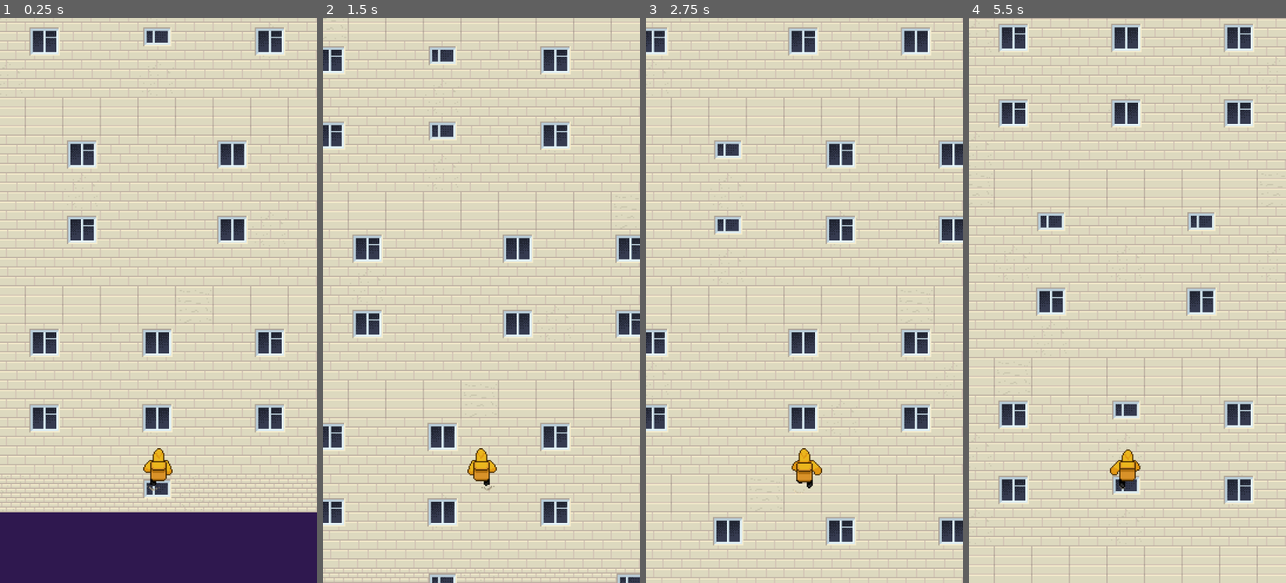
Above: before the commit, frames 1-4 (left to right).
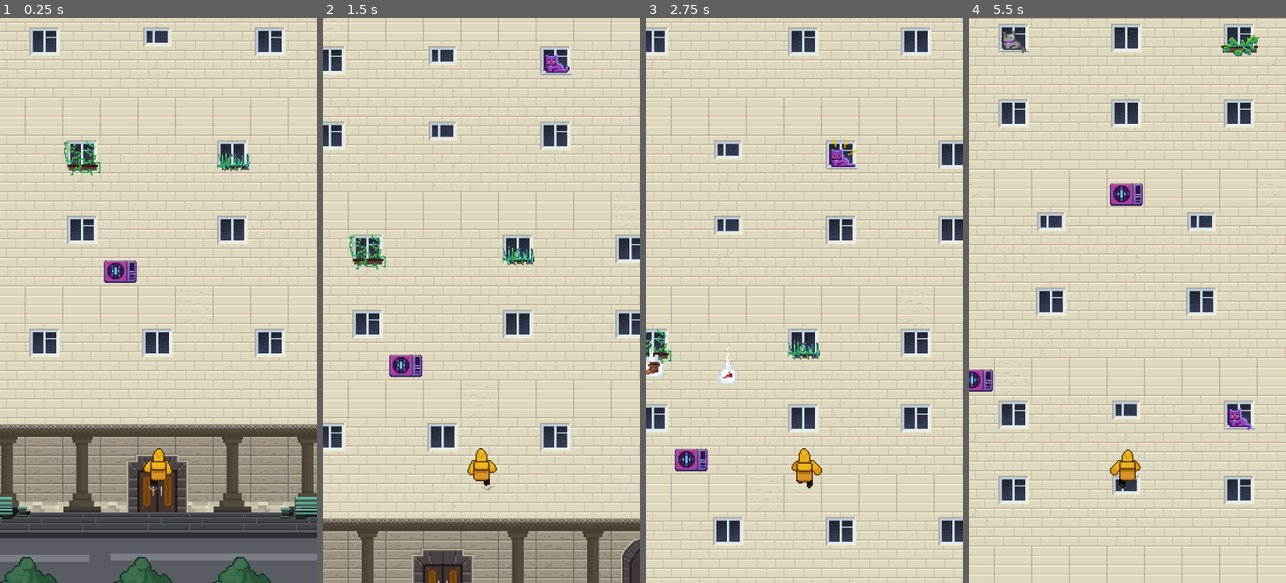
Above: after the commit, the same moments.

Repository: Blobson/break-a-leg
Game: Godot game, scene res://game.tscn
Two runs of this game, one before a commit and one after it. Both use one fixed random seed, a clock stepped at 60 frames per second and the inputs below.
Inputs (mouse positions are in pixels of both pictures, inside the frame that each line leads up to):
- Up to frame 1 (0.25 s): no input
- Up to frame 2 (1.5 s): move the mouse to (551, 272) at 0.52 s; hold Right (ui_right) 0.53-1.25 s; click (551, 272) at 0.67 s; drag from (418, 328) to (465, 413) at 1.27 s
- Up to frame 3 (2.75 s): move the mouse to (836, 176) at 2.02 s; hold Right (ui_right) from 2.03 s (still down)
- Up to frame 4 (5.5 s): release Right (ui_right) at 2.75 s; drag from (1111, 413) to (1032, 215) at 2.77 s; move the mouse to (1222, 385) at 3.52 s; hold Left (ui_left) 3.53-4.25 s; drag from (1032, 215) to (1079, 159) at 4.27 s; move the mouse to (1143, 300) at 5.02 s; hold Left (ui_left) from 5.03 s (still down); click (1143, 300) at 5.17 s

The runs differ from the first frame. In frame 1, 29% of the frame differs, in the area x 0-100%, y 21-100%; in frame 2, 13%; in frame 3, 1.4%; in frame 4, 1.4%.

Commit message:
#61 Нижний край карты

Diff:
--- a/characters/courier/courier.tscn
+++ b/characters/courier/courier.tscn
@@ -4,7 +4,8 @@
 [ext_resource type="Texture2D" uid="uid://dmoxg1dyml43o" path="res://characters/courier/courier_animation.png" id="2_2wayk"]
 
 [sub_resource type="CapsuleShape2D" id="CapsuleShape2D_8jppm"]
-height = 33.3333
+radius = 7.0
+height = 30.6667
 
 [sub_resource type="Animation" id="Animation_itv60"]
 resource_name = "hoverbike_go"
--- a/regions/residential_region/dynamic_obstacles/falling_shoe_4/falling_shoe_4.tscn
+++ b/regions/residential_region/dynamic_obstacles/falling_shoe_4/falling_shoe_4.tscn
@@ -5,8 +5,5 @@
 
 [node name="FallingShoe4" instance=ExtResource("1_0rce1")]
 
-[node name="PathFollow2D" parent="." index="0"]
-position = Vector2(1.90947, -1341.72)
-
 [node name="Sprite2D" parent="PathFollow2D/Node2D" index="0"]
 texture = ExtResource("2_b1265")
--- a/regions/residential_region/test_level/test_level.tscn
+++ b/regions/residential_region/test_level/test_level.tscn
@@ -19,6 +19,13 @@
 [ext_resource type="PackedScene" uid="uid://bh3kapw6ihggn" path="res://regions/residential_region/dynamic_obstacles/falling_shoe_2/falling_shoe_2.tscn" id="15_s16bo"]
 [ext_resource type="PackedScene" uid="uid://ccjr0qs0rbw7p" path="res://regions/residential_region/static_obstacles/sleeping_cat_3/sleeping_cat_3.tscn" id="15_steao"]
 [ext_resource type="PackedScene" uid="uid://b0g238nwqkxsk" path="res://regions/residential_region/dynamic_obstacles/falling_shoe_1/falling_shoe_1.tscn" id="16_bnsr8"]
+[ext_resource type="Texture2D" uid="uid://djw0da2yl6xo0" path="res://regions/residential_region/bottom/statues.png" id="21_4twsa"]
+[ext_resource type="Texture2D" uid="uid://bg0yxiubs60gi" path="res://regions/residential_region/bottom/tiles.png" id="22_frwt2"]
+[ext_resource type="Texture2D" uid="uid://0wt386i2pptc" path="res://regions/residential_region/bottom/background.png" id="22_j5ff0"]
+[ext_resource type="Texture2D" uid="uid://d3i7bsgpt4qn8" path="res://regions/residential_region/bottom/tree.png" id="24_oedxb"]
+[ext_resource type="Texture2D" uid="uid://dikuiaedpvjdm" path="res://regions/residential_region/bottom/asphalt.png" id="25_wmqt8"]
+[ext_resource type="Texture2D" uid="uid://dofiqo55ct2kv" path="res://regions/residential_region/bottom/bushes.png" id="26_fnhl7"]
+[ext_resource type="Texture2D" uid="uid://domyxdxk34m37" path="res://regions/residential_region/bottom/door.png" id="28_rxflg"]
 
 [sub_resource type="TileSetAtlasSource" id="TileSetAtlasSource_6b6r7"]
 texture = ExtResource("1_keg3t")
@@ -98,6 +105,46 @@
 sources/3 = SubResource("TileSetAtlasSource_thaml")
 sources/4 = SubResource("TileSetAtlasSource_piqg1")
 
+[sub_resource type="TileMapPattern" id="TileMapPattern_mpxds"]
+tile_data = PackedInt32Array(0, 327680, 0, 65536, 262144, 0)
+
+[sub_resource type="TileMapPattern" id="TileMapPattern_ijxai"]
+tile_data = PackedInt32Array(0, 1, 0, 65536, 1, 1, 1, 65537, 0, 65537, 65537, 1)
+
+[sub_resource type="TileMapPattern" id="TileMapPattern_gtekx"]
+tile_data = PackedInt32Array(0, 131073, 0, 65536, 131073, 1, 1, 196609, 0, 65537, 196609, 1)
+
+[sub_resource type="TileSetAtlasSource" id="TileSetAtlasSource_ju4hu"]
+texture = ExtResource("22_frwt2")
+texture_region_size = Vector2i(32, 32)
+1:0/0 = 0
+2:0/0 = 0
+3:0/0 = 0
+4:0/0 = 0
+5:0/0 = 0
+6:0/0 = 0
+7:0/0 = 0
+
+[sub_resource type="TileSetAtlasSource" id="TileSetAtlasSource_aiyg2"]
+texture = ExtResource("21_4twsa")
+texture_region_size = Vector2i(32, 32)
+0:0/0 = 0
+1:0/0 = 0
+2:0/0 = 0
+3:0/0 = 0
+0:1/0 = 0
+1:1/0 = 0
+2:1/0 = 0
+3:1/0 = 0
+
+[sub_resource type="TileSet" id="TileSet_pcp40"]
+tile_size = Vector2i(32, 32)
+sources/0 = SubResource("TileSetAtlasSource_ju4hu")
+sources/1 = SubResource("TileSetAtlasSource_aiyg2")
+pattern_0 = SubResource("TileMapPattern_mpxds")
+pattern_1 = SubResource("TileMapPattern_ijxai")
+pattern_2 = SubResource("TileMapPattern_gtekx")
+
 [node name="test_level" type="Node2D"]
 position = Vector2(1, 0)
 script = ExtResource("1_v02lm")
@@ -118,7 +165,7 @@
 layer_1/y_sort_enabled = false
 layer_1/y_sort_origin = 0
 layer_1/z_index = 1
-layer_1/tile_data = PackedInt32Array(3342340, 131076, 0, 3211268, 131076, 0, 2686980, 131076, 0, 2555908, 131076, 0, 3342352, 131076, 0, 3211280, 131076, 0, 2686992, 131076, 0, 2555920, 131076, 0, 2031620, 131076, 0, 1900548, 131076, 0, 1376260, 131076, 0, 1245188, 131076, 0, 1245200, 131076, 0, 1376272, 131076, 0, 1900560, 131076, 0, 2031632, 131076, 0, 3473413, 65540, 0, 3473423, 65540, 0, 3342349, 4, 0, 3211277, 4, 0, 3211271, 4, 0, 3342343, 4, 0, 2686989, 4, 0, 2555917, 4, 0, 2686983, 4, 0, 2555911, 4, 0, 2031629, 4, 0, 1900557, 4, 0, 2031623, 4, 0, 1900551, 4, 0, 3342346, 131076, 0, 3211274, 131076, 0, 3473418, 65540, 0, 3014671, 4, 0, 2883599, 4, 0, 30146 …(968 unchanged characters)…
+layer_1/tile_data = PackedInt32Array(3211268, 131076, 0, 2686980, 131076, 0, 2555908, 131076, 0, 3211280, 131076, 0, 2686992, 131076, 0, 2555920, 131076, 0, 2031620, 131076, 0, 1900548, 131076, 0, 1376260, 131076, 0, 1245188, 131076, 0, 1245200, 131076, 0, 1376272, 131076, 0, 1900560, 131076, 0, 2031632, 131076, 0, 3211277, 4, 0, 3211271, 4, 0, 2686989, 4, 0, 2555917, 4, 0, 2686983, 4, 0, 2555911, 4, 0, 2031629, 4, 0, 1900557, 4, 0, 2031623, 4, 0, 1900551, 4, 0, 3211274, 131076, 0, 3014671, 4, 0, 2883599, 4, 0, 30146 …(968 unchanged characters)…
 layer_2/name = "non_collision_objects"
 layer_2/enabled = true
 layer_2/modulate = Color(1, 1, 1, 1)
@@ -128,7 +175,6 @@
 layer_2/tile_data = PackedInt32Array()
 
 [node name="CollisionObjects" type="Node2D" parent="."]
-visible = false
 z_index = 1
 position = Vector2(-336, -1728)
 
@@ -149,9 +195,6 @@
 
 [node name="Conditioner6" parent="CollisionObjects" instance=ExtResource("6_kgns3")]
 position = Vector2(303.311, 402.98)
-
-[node name="WindowWithThornyPlant1" parent="CollisionObjects" instance=ExtResource("9_jj5cp")]
-position = Vector2(336.093, 1648.34)
 
 [node name="WindowWithThornyPlant4" parent="CollisionObjects" instance=ExtResource("9_jj5cp")]
 position = Vector2(175.828, 1167.22)
@@ -189,3 +232,62 @@
 
 [node name="SpleepingCat3" parent="CollisionObjects" instance=ExtResource("15_steao")]
 position = Vector2(400.662, 527.484)
+
+[node name="Bottom" type="Node2D" parent="."]
+
+[node name="TileMap" type="TileMap" parent="Bottom"]
+position = Vector2(15, 0)
+tile_set = SubResource("TileSet_pcp40")
+format = 2
+layer_0/name = "Background"
+layer_0/tile_data = PackedInt32Array(-65544, 196608, 0, -65543, 65536, 0, -65542, 65536, 0, -65541, 65536, 0, -65540, 65536, 0, -65539, 65536, 0, -65538, 65536, 0, -65537, 65536, 0, -131072, 65536, 0, -131071, 65536, 0, -131070, 65536, 0, -131069, 65536, 0, -131068, 65536, 0, -131067, 65536, 0, -131066, 131072, 0, -8, 196608, 0, -7, 65536, 0, -6, 65536, 0, -5, 65536, 0, -4, 65536, 0, -3, 65536, 0, -2, 65536, 0, -1, 65536, 0, -65536, 65536, 0, -65535, 65536, 0, -65534, 65536, 0, -65532, 65536, 0, -65531, 65536, 0, -65530, 131072, 0, -65533, 65536, 0)
+layer_1/name = "Edging"
+layer_1/enabled = true
+layer_1/modulate = Color(1, 1, 1, 1)
+layer_1/y_sort_enabled = false
+layer_1/y_sort_origin = 0
+layer_1/z_index = 1
+layer_1/tile_data = PackedInt32Array(-8, 458752, 0, -7, 458752, 0, -6, 458752, 0, -5, 458752, 0, -4, 458752, 0, -3, 458752, 0, -2, 458752, 0, -1, 458752, 0, -65536, 458752, 0, -65535, 458752, 0, -65534, 458752, 0, 2, 458752, 0, 3, 458752, 0, 4, 458752, 0, 5, 458752, 0, -65531, 458752, 0, -65530, 458752, 0, -65532, 458752, 0, -65533, 458752, 0)
+layer_2/name = "Statues"
+layer_2/enabled = true
+layer_2/modulate = Color(1, 1, 1, 1)
+layer_2/y_sort_enabled = false
+layer_2/y_sort_origin = 0
+layer_2/z_index = 2
+layer_2/tile_data = PackedInt32Array(-65543, 1, 0, -7, 1, 1, -65542, 65537, 0, -6, 65537, 1, -131068, 131073, 0, -65532, 131073, 1, -131067, 196609, 0, -65531, 196609, 1)
+layer_3/name = "Columns"
+layer_3/enabled = true
+layer_3/modulate = Color(1, 1, 1, 1)
+layer_3/y_sort_enabled = false
+layer_3/y_sort_origin = 0
+layer_3/z_index = 2
+layer_3/tile_data = PackedInt32Array(-131079, 393216, 0, -131074, 393216, 0, -131073, 393216, 0, -196608, 393216, 0, -196607, 393216, 0, -196606, 393216, 0, -196605, 393216, 0, -196604, 393216, 0, -196603, 393216, 0, -196602, 393216, 0, -65533, 262144, 0, -65530, 262144, 0, -131066, 327680, 0, -131069, 327680, 0, -131078, 393216, 0, -131077, 393216, 0, -65541, 327680, 0, -5, 262144, 0, -131076, 393216, 0, -131080, 393216, 0, -65544, 327680, 0, -8, 262144, 0, -131075, 393216, 0, -65539, 327680, 0, -3, 262144, 0, -131071, 327680, 0, -65535, 262144, 0)
+
+[node name="Background" type="Sprite2D" parent="Bottom"]
+z_index = -1
+position = Vector2(-145, -46)
+texture = ExtResource("22_j5ff0")
+
+[node name="Tree1" type="Sprite2D" parent="Bottom"]
+position = Vector2(-290, -111)
+texture = ExtResource("24_oedxb")
+
+[node name="Tree2" type="Sprite2D" parent="Bottom"]
+position = Vector2(291, -111)
+texture = ExtResource("24_oedxb")
+
+[node name="Asphalt" type="Sprite2D" parent="Bottom"]
+top_level = true
+z_index = 100
+position = Vector2(-143, -116)
+texture = ExtResource("25_wmqt8")
+
+[node name="Door" type="Sprite2D" parent="Bottom"]
+z_index = 1
+position = Vector2(-1, -25)
+texture = ExtResource("28_rxflg")
+
+[node name="Bushes" type="Sprite2D" parent="Bottom"]
+z_index = 101
+position = Vector2(-145, -116)
+texture = ExtResource("26_fnhl7")
Not shown, changed: regions/residential_region/audio/residental_theme.ogg.import
Binary file added: regions/residential_region/bottom/asphalt.png
Not shown, added: regions/residential_region/bottom/asphalt.png.import
Binary file added: regions/residential_region/bottom/background.png
Not shown, added: regions/residential_region/bottom/background.png.import
Binary file added: regions/residential_region/bottom/bushes.png
Not shown, added: regions/residential_region/bottom/bushes.png.import
Binary file added: regions/residential_region/bottom/door.png
Not shown, added: regions/residential_region/bottom/door.png.import
Binary file added: regions/residential_region/bottom/statues.png
Not shown, added: regions/residential_region/bottom/statues.png.import
Binary file added: regions/residential_region/bottom/tiles.png
(and 4 more such lines)
